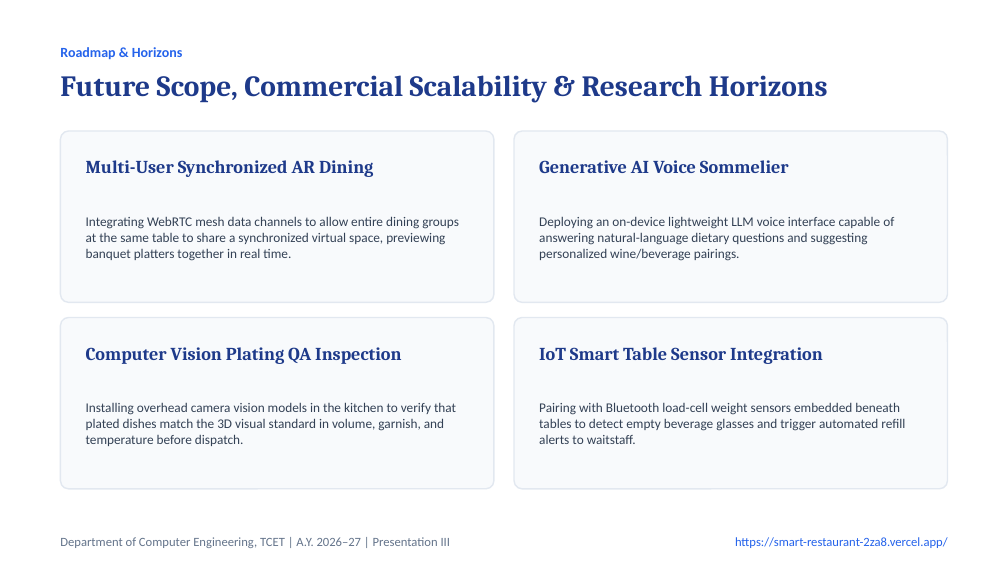
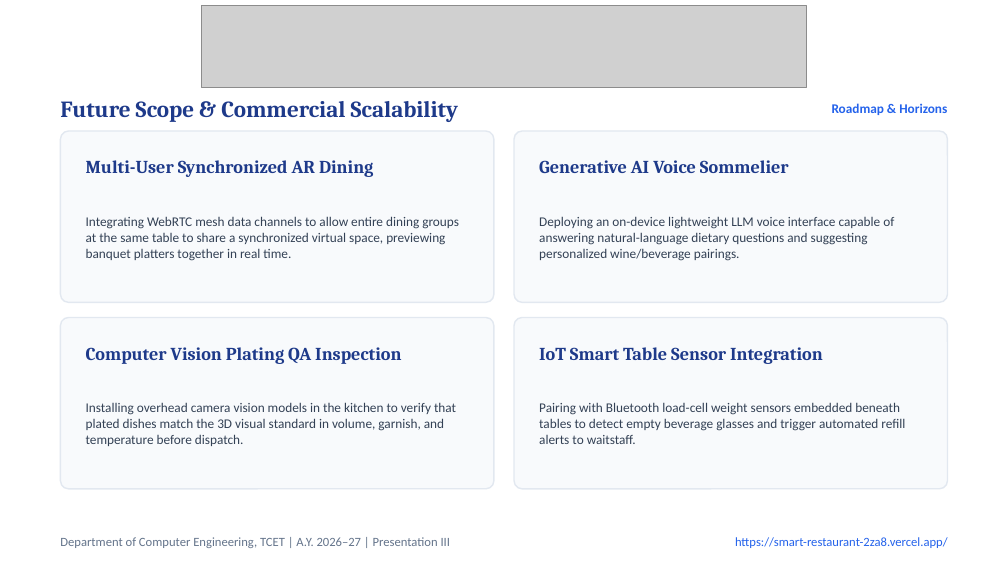
Before and after one commit to MANAV0060/Smart-Restaurant, a slide deck: slide 19 of Smart_Restaurant_Presentation_III.pptx. Drawn at 1008x567 pixels with LibreOffice and Linux fonts; fonts in the diff are those of the drawing; grey boxes stand for pictures. Boxes give left, top, right and bottom in pixels: in the first picture for what was removed or moved away, otherwise in the second. Text is boxed around its words. In the diff, an @@ line names an element or a change of style, - is before the commit and + after.

```diff
--- a/Smart_Restaurant_Presentation_III.pptx
+++ b/Smart_Restaurant_Presentation_III.pptx
@@ picture added at (202, 5, 806, 88) @@
@@ text at (60, 101, 459, 122): text changed; size 21 to 16.5 pt @@
-Future Scope, Commercial Scalability & Research Horizons
+Future Scope & Commercial Scalability
@@ text "Roadmap & Horizons": place and size @@
-text "Roadmap & Horizons" at (60, 47, 183, 60)
+text "Roadmap & Horizons" at (832, 103, 947, 115)
@@ text "Roadmap & Horizons" at (832, 103, 947, 115): size 10 to 9.5 pt; alignment left to right @@
```
Also in this commit, not shown: 19 other slides changed, 2 other files.
